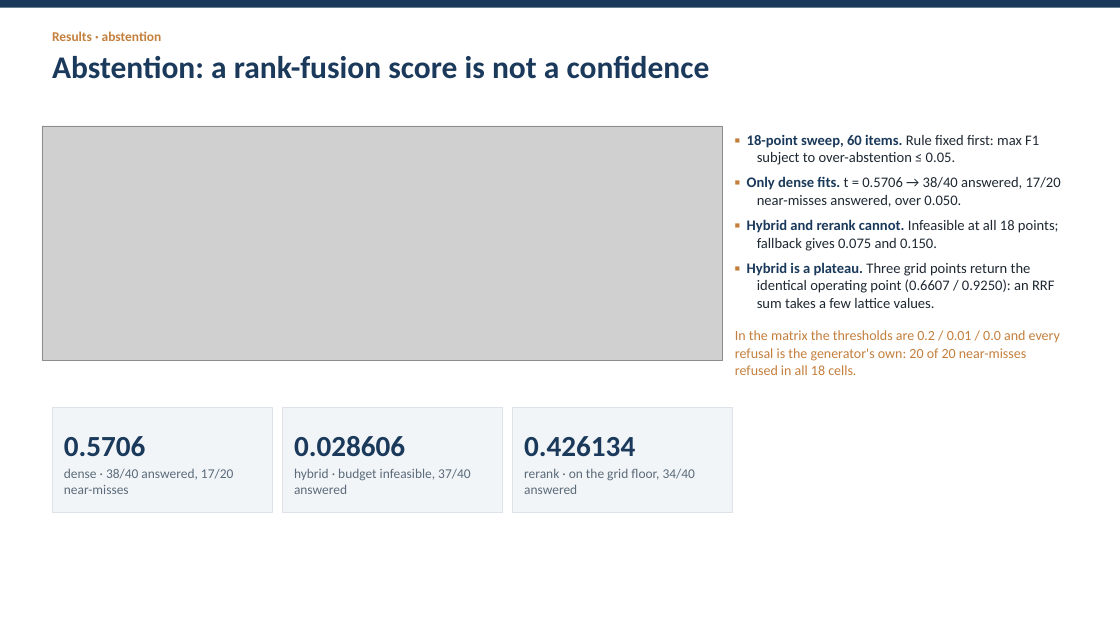
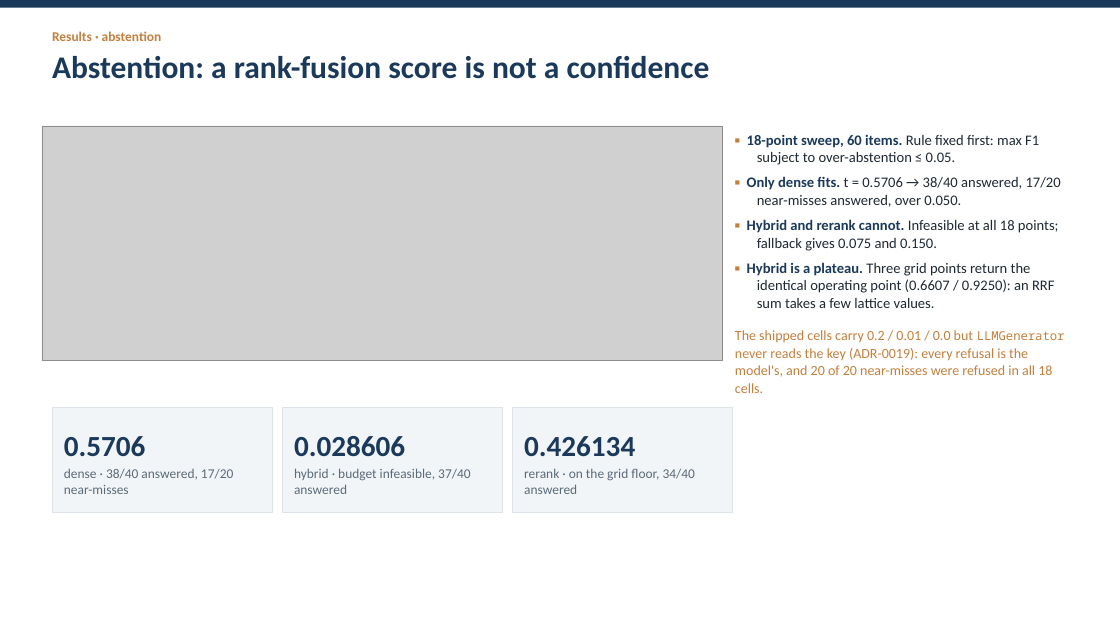
Before and after one commit to JHB11Hinson/cs5481-topic5-rag, a slide deck: slide 8 of reports/slides.pptx. Drawn at 1120x630 pixels with LibreOffice and Linux fonts; fonts in the diff are those of the drawing; grey boxes stand for pictures. Boxes give left, top, right and bottom in pixels: in the first picture for what was removed or moved away, otherwise in the second. Text is boxed around its words. In the diff, an @@ line names an element or a change of style, - is before the commit and + after.

Commit message:
report(ticket 17): the threshold is inert per ADR-0019; final pagination

```diff
--- a/reports/slides.pptx
+++ b/reports/slides.pptx
@@ text at (735, 330, 1065, 393): text changed @@
-In the matrix the thresholds are 0.2 / 0.01 / 0.0 and every refusal is the generator's own: 20 of 20 near-misses refused in all 18 cells.
+The shipped cells carry 0.2 / 0.01 / 0.0 but LLMGenerator never reads the key (ADR-0019): every refusal is the model's, and 20 of 20 near-misses were refused in all 18 cells.
```
Also in this commit, not shown: 6 other files.
